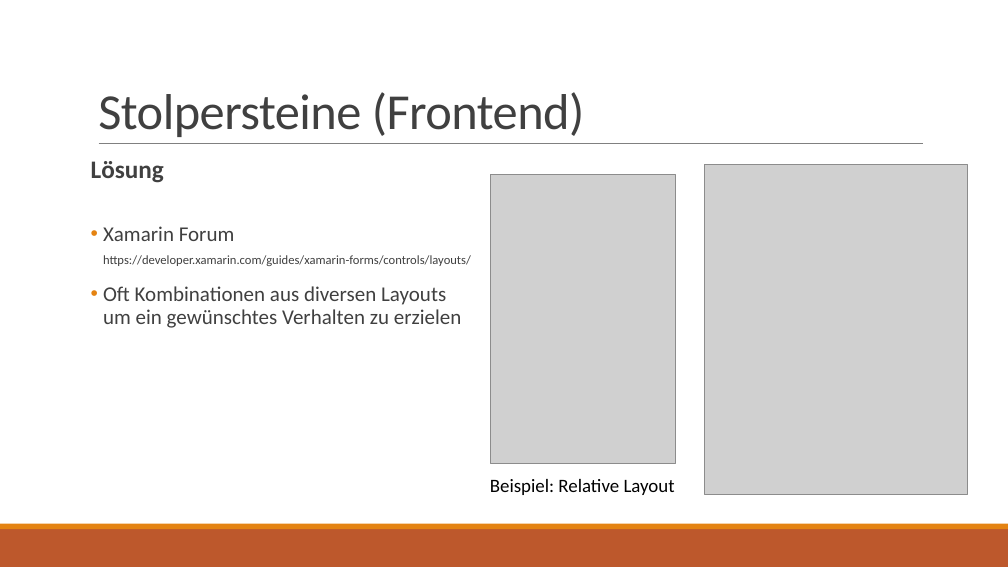
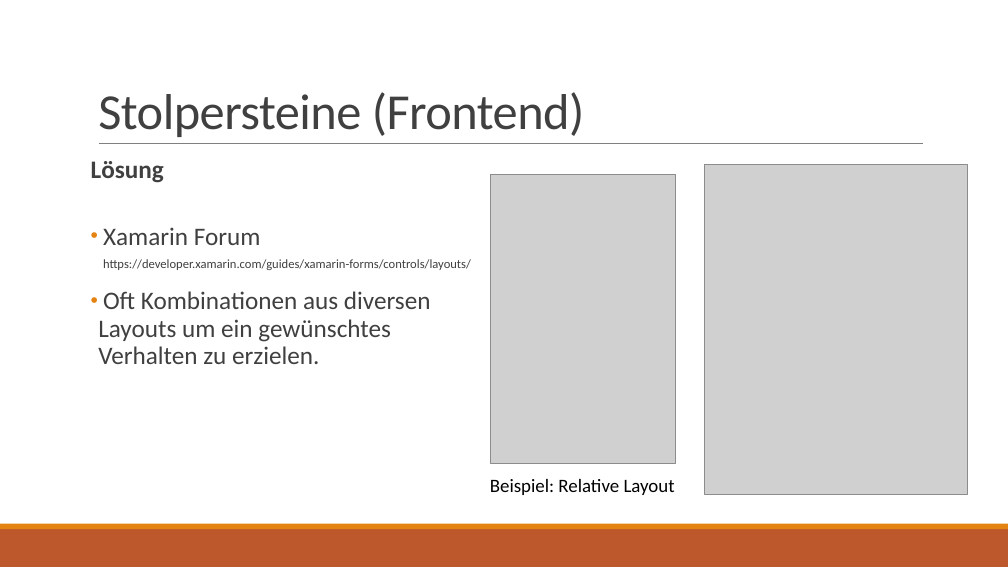
Before and after one commit to HolzbaumStudios/CookBook, a slide deck: slide 11 of Docs/Präsentation_Kochbuch.pptx (slide 10 before the commit). Drawn at 1008x567 pixels with LibreOffice and Linux fonts; fonts in the diff are those of the drawing; grey boxes stand for pictures. Boxes give left, top, right and bottom in pixels: in the first picture for what was removed or moved away, otherwise in the second. Text is boxed around its words. In the diff, an @@ line names an element or a change of style, - is before the commit and + after.

```diff
--- a/Docs/Präsentation_Kochbuch.pptx
+++ b/Docs/Präsentation_Kochbuch.pptx
@@ text at [103,227,471,270]: size 20 to 24 pt in "Xamarin Forum" @@
@@ text at [98,291,431,364]: text changed; size 20 to 24 pt @@
-• Oft Kombinationen aus diversen Layouts
-  um ein gewünschtes Verhalten zu erzielen
+• Oft Kombinationen aus diversen
+  Layouts um ein gewünschtes
+  Verhalten zu erzielen.
```
Also in this commit, not shown: 9 other slides changed, 4 slides added, 1 slide removed.
